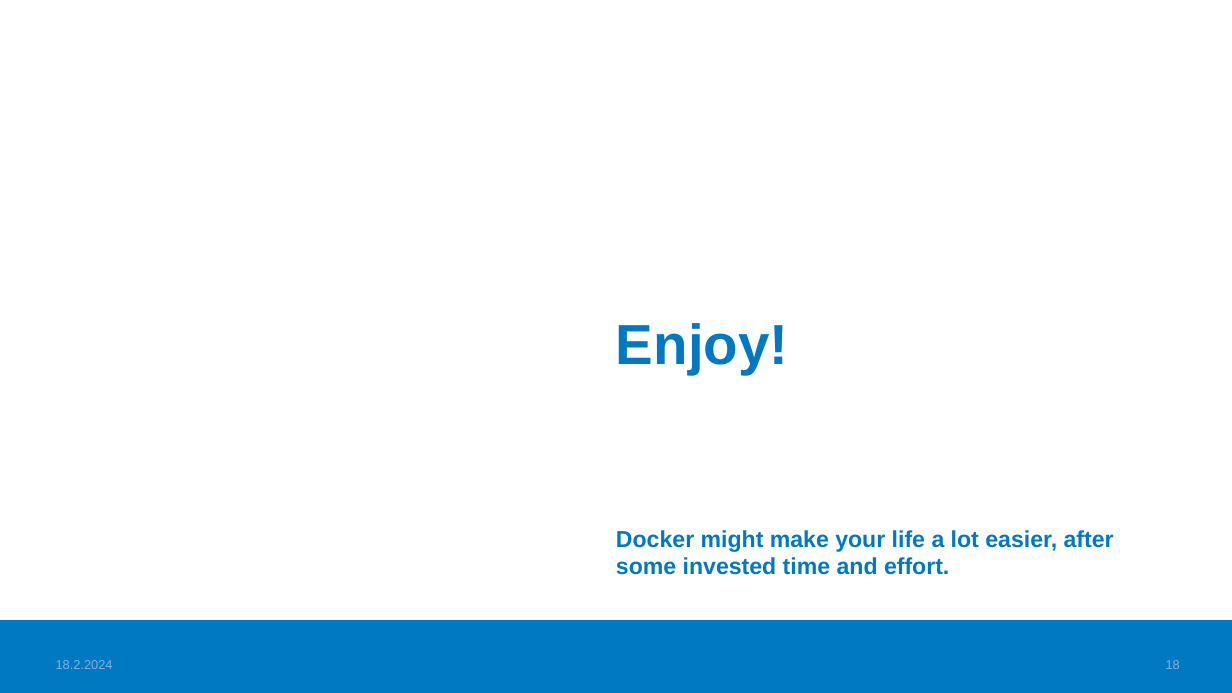
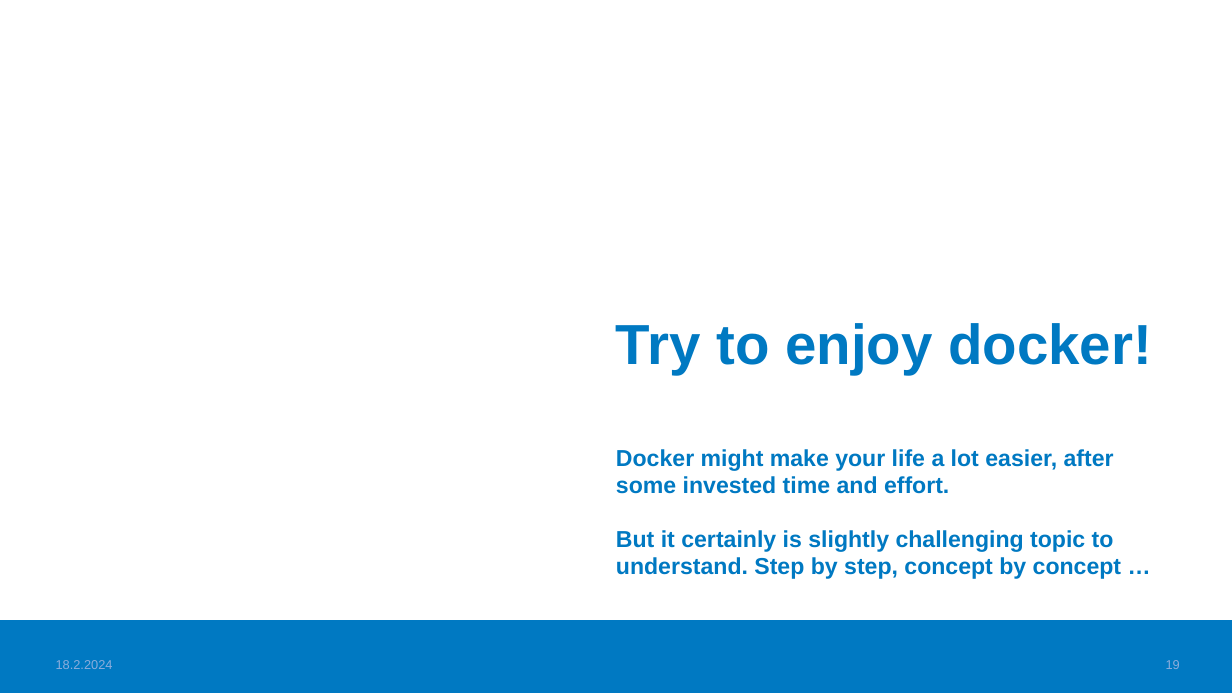
Before and after one commit to haagahelia/ohke-teknologiat, a slide deck: slide 19 of 01_docker/DockerConceptsAndVocabulary.pptx (slide 18 before the commit). Drawn at 1232x693 pixels with LibreOffice and Linux fonts; fonts in the diff are those of the drawing; background and template pictures are left out. Boxes give left, top, right and bottom in pixels: in the first picture for what was removed or moved away, otherwise in the second. Text is boxed around its words. In the diff, an @@ line names an element or a change of style, - is before the commit and + after.

Commit message:
Docker-monivalintatehtävien materiaalilinkkejä ja materiaaleja parannettu

```diff
--- a/01_docker/DockerConceptsAndVocabulary.pptx
+++ b/01_docker/DockerConceptsAndVocabulary.pptx
@@ title at (616, 323, 1152, 374): text changed @@
-Enjoy!
+Try to enjoy docker!
@@ text at (616, 449, 1121, 579): text changed @@
-Docker might make your life a lot easier, after some invested time and effort.
+Docker might make your life a lot easier, after some invested time and effort.
+But it certainly is slightly challenging topic to understand. Step by step, concept by concept …
```
Also in this commit, not shown: 1 slide added, 1 other file.
